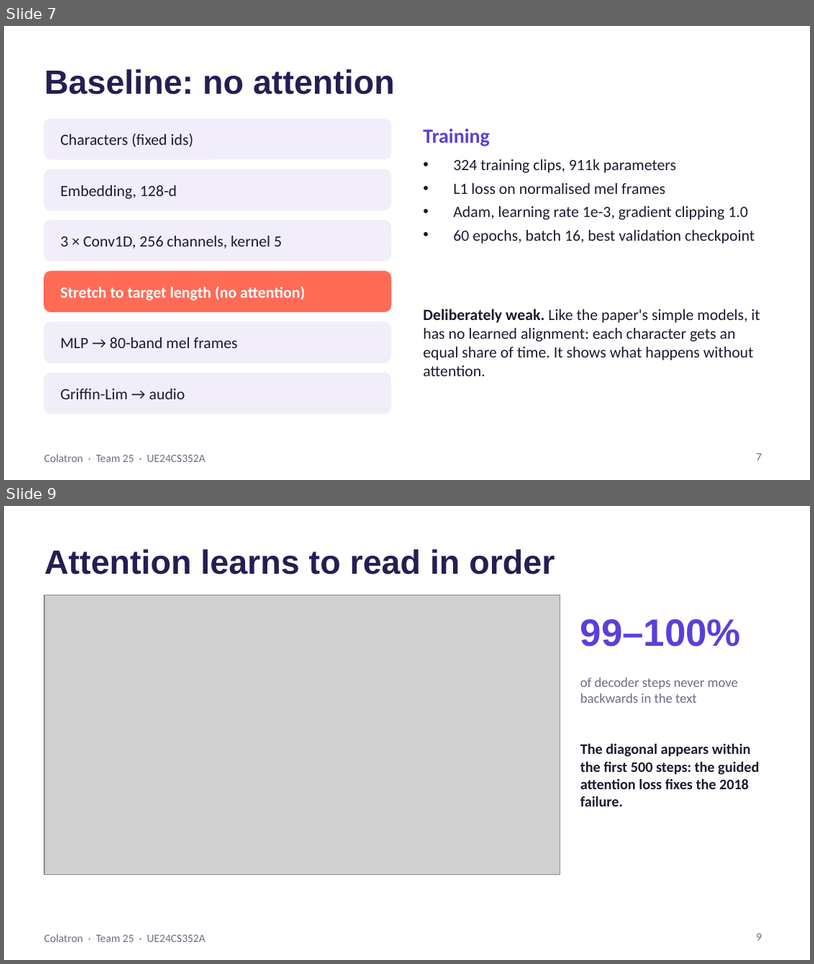
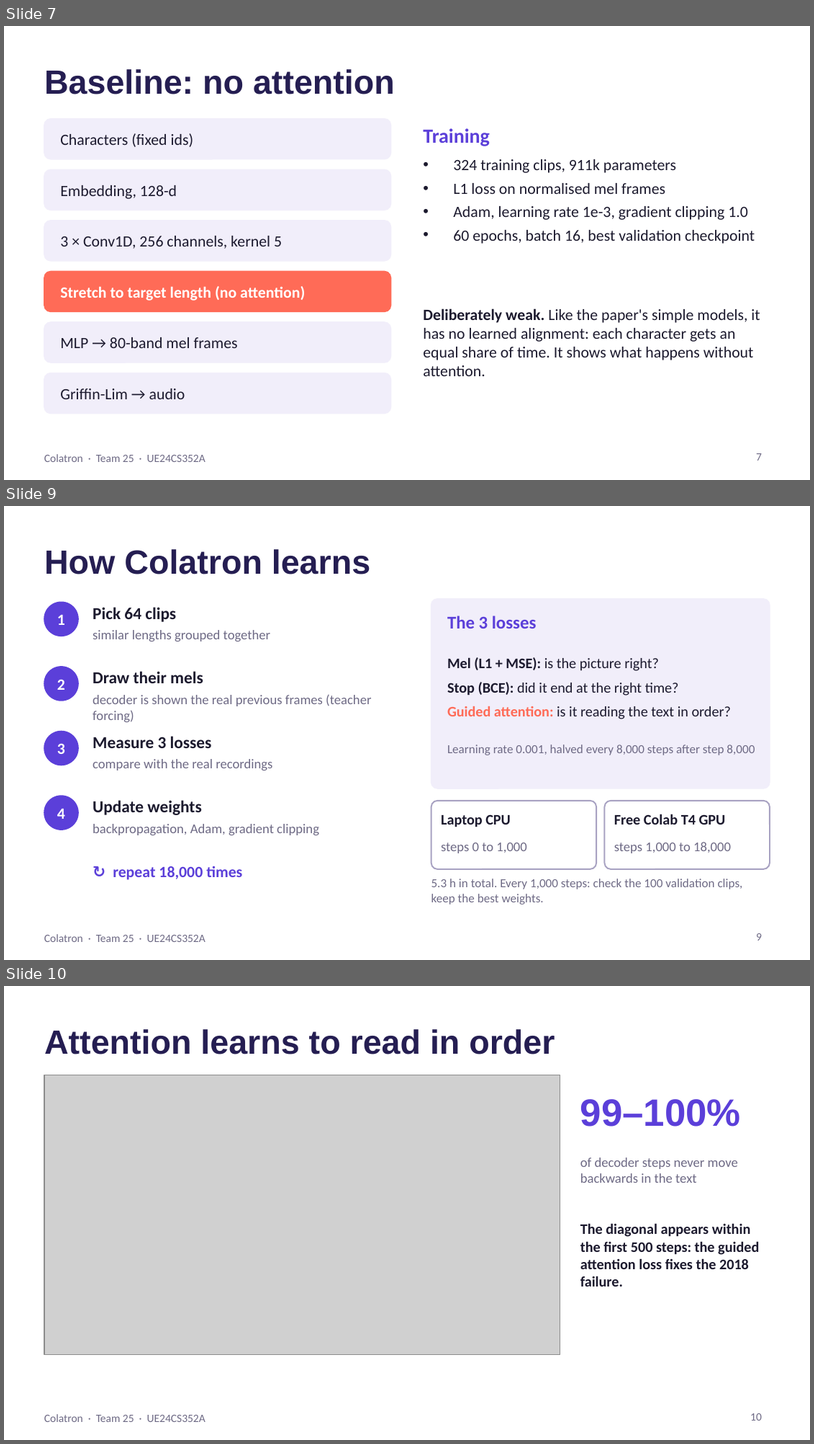
Before and after one commit to Mann0801/colatron-tts, a slide deck: report/Colatron_Slides.pptx. Shown one above the other, each under a label of ours: slides 7 and 9 before the commit, slides 7, 9 and 10 after it; the slides between them are not shown. The pictures are 814x964 and 814x1444 pixels, drawn with LibreOffice and Linux fonts; fonts in the diff are those of the drawing; grey boxes stand for pictures. Boxes give left, top, right and bottom in pixels: in the first picture for what was removed or moved away, otherwise in the second. Text is boxed around its words. In the diff, an @@ line names an element or a change of style, - is before the commit and + after.

```diff
--- a/report/Colatron_Slides.pptx
+++ b/report/Colatron_Slides.pptx
@@ slide 9 added at (4, 506, 810, 960), background #FFFFFF; not listed: 1 template element that a slide beside it also shows @@
@@ title added at (44, 549, 370, 574), 30 pt, text #251E52, bold @@
+How Colatron learns
@@ ellipse added at (44, 602, 78, 636), fill #5B3FD9, outline #5B3FD9 1 pt @@
@@ text added at (93, 607, 176, 622), 15 pt, text #1C1A2E, bold @@
+Pick 64 clips
@@ rounded rectangle added at (432, 599, 770, 788), fill #F1EEFA, outline #F1EEFA 1 pt @@
@@ text added at (57, 615, 65, 625), 14 pt, text #FFFFFF, bold @@
+1
@@ text added at (93, 630, 270, 641), 12 pt, text #6E6A85 @@
+similar lengths grouped together
@@ text added at (448, 615, 755, 755), 13 pt, text #1C1A2E @@
+The 3 losses
+Mel (L1 + MSE): is the picture right?
+Stop (BCE): did it end at the right time?
+Guided attention: is it reading the text in order?
+Learning rate 0.001, halved every 8,000 steps after step 8,000
@@ ellipse added at (44, 667, 78, 700), fill #5B3FD9, outline #5B3FD9 1 pt @@
@@ text added at (93, 671, 203, 683), 15 pt, text #1C1A2E, bold @@
+Draw their mels
@@ text added at (57, 679, 65, 690), 14 pt, text #FFFFFF, bold @@
+2
@@ text added at (93, 695, 371, 722), 12 pt, text #6E6A85 @@
+decoder is shown the real previous frames (teacher forcing)
@@ ellipse added at (44, 731, 78, 765), fill #5B3FD9, outline #5B3FD9 1 pt @@
@@ text added at (57, 743, 65, 754), 14 pt, text #FFFFFF, bold @@
+3
@@ text added at (93, 736, 212, 748), 15 pt, text #1C1A2E, bold @@
+Measure 3 losses
@@ text added at (93, 759, 273, 770), 12 pt, text #6E6A85 @@
+compare with the real recordings
@@ ellipse added at (44, 795, 78, 829), fill #5B3FD9, outline #5B3FD9 1 pt @@
@@ text added at (93, 800, 201, 815), 15 pt, text #1C1A2E, bold @@
+Update weights
@@ rounded rectangle added at (432, 800, 597, 869), fill #FFFFFF, outline #A8A2C2 1.25 pt @@
@@ rounded rectangle added at (604, 800, 770, 869), fill #FFFFFF, outline #A8A2C2 1.25 pt @@
@@ text added at (57, 808, 65, 818), 14 pt, text #FFFFFF, bold @@
+4
@@ text added at (93, 824, 319, 835), 12 pt, text #6E6A85 @@
+backpropagation, Adam, gradient clipping
@@ text added at (441, 814, 511, 826), 13 pt, text #1C1A2E, bold @@
+Laptop CPU
@@ text added at (615, 813, 726, 824), 13 pt, text #1C1A2E, bold @@
+Free Colab T4 GPU
@@ text added at (441, 842, 527, 853), 12 pt, text #6E6A85 @@
+steps 0 to 1,000
@@ text added at (615, 842, 731, 853), 12 pt, text #6E6A85 @@
+steps 1,000 to 18,000
@@ text added at (113, 865, 242, 880), 14 pt, text #5B3FD9, bold @@
+↻ repeat 18,000 times
@@ text added at (432, 878, 743, 904), 11 pt, text #6E6A85 @@
+5.3 h in total. Every 1,000 steps: check the 100 validation clips, keep the best weights.
@@ page number added at (756, 933, 762, 940), 10 pt, text #6E6A85 @@
+9
@@ what was slide 9 is now slide 10 @@
@@ page number at (751, 1413, 762, 1420): text changed @@
-9
+10
```
Also in this commit, not shown: 4 slides changed, 1 other slide added, 1 slide removed.
